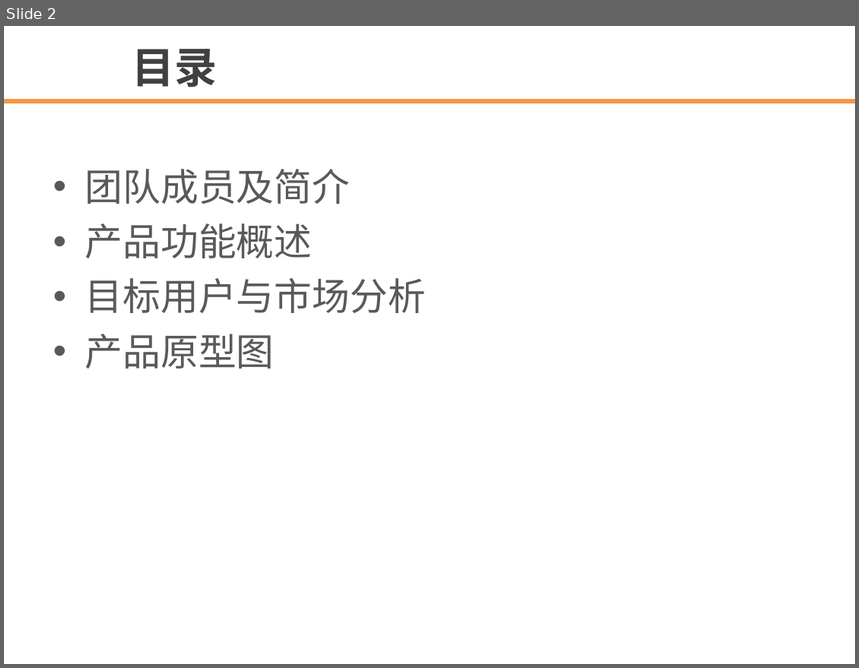
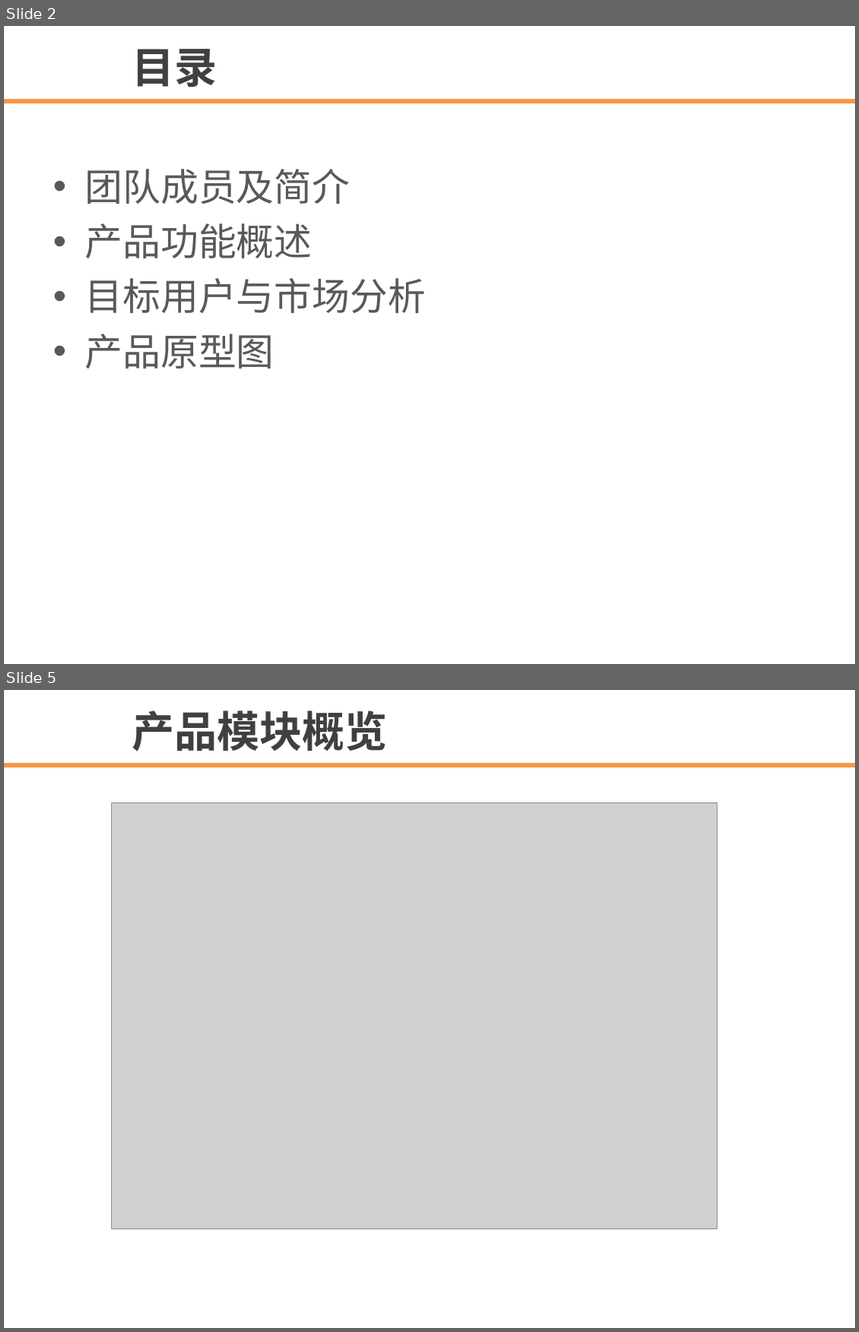
Before and after one commit to biscuit-team/CorrectNote, a slide deck: document/template.ppt. Shown one above the other, each under a label of ours: slide 2 before the commit, slides 2 and 5 after it; the slides between them are not shown. The pictures are 859x668 and 859x1332 pixels, drawn with LibreOffice and Linux fonts; fonts in the diff are those of the drawing; grey boxes stand for pictures; background and template pictures are left out. Boxes give left, top, right and bottom in pixels: in the first picture for what was removed or moved away, otherwise in the second. Text is boxed around its words. In the diff, an @@ line names an element or a change of style, - is before the commit and + after.

```diff
--- a/document/template.ppt
+++ b/document/template.ppt
@@ slide 5 added at [4, 690, 855, 1328], background #FFFFFF; not listed: 1 template element that a slide beside it also shows @@
@@ text added at [132, 711, 387, 752], 36 pt, text #404040, bold @@
+产品模块概览
@@ picture added at [111, 803, 718, 1230] @@
```
Also in this commit, not shown: 2 slides changed, 6 other slides added, 3 slides removed.
